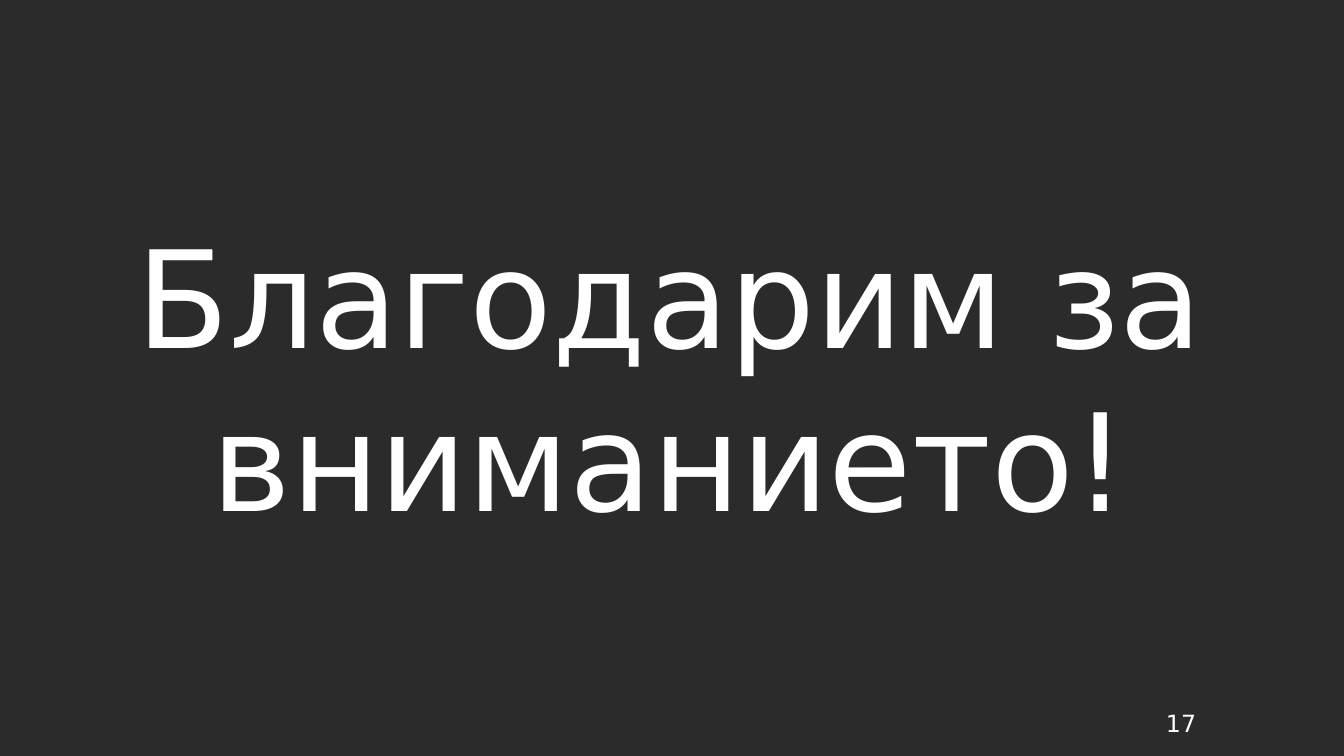
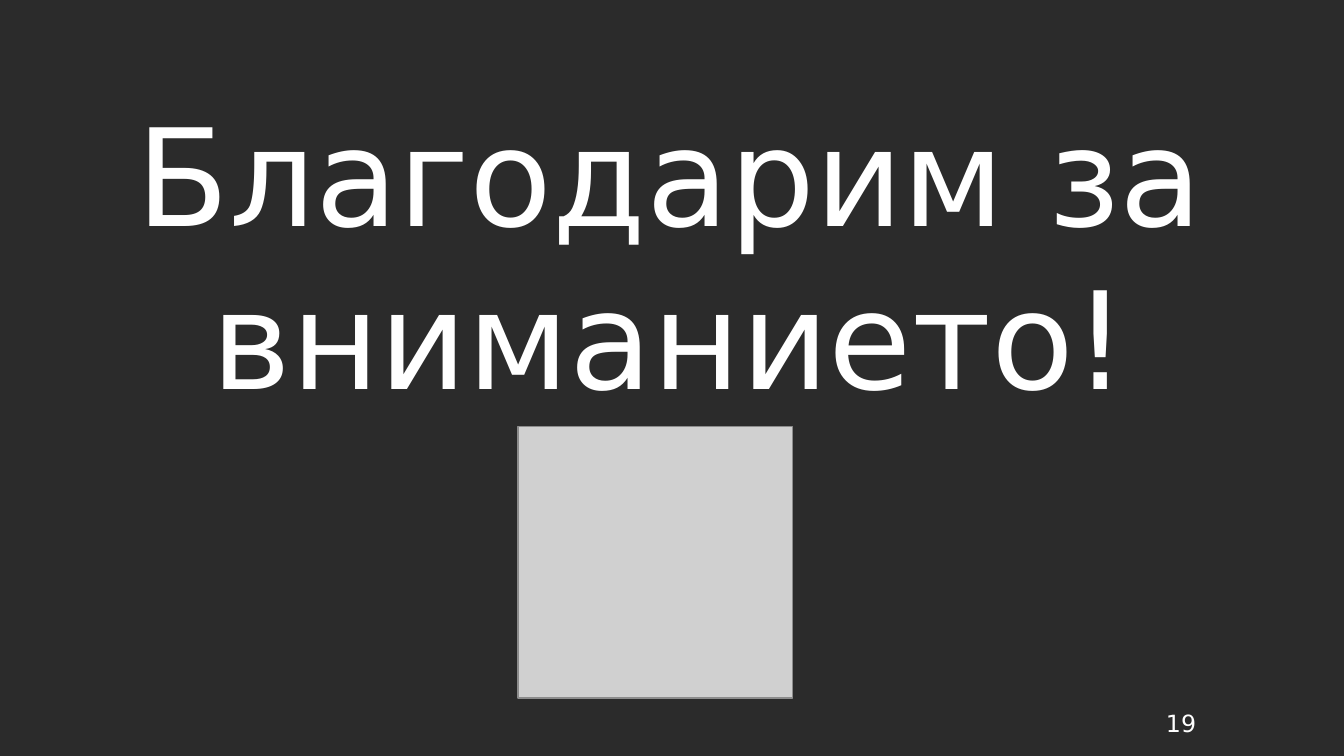
Before and after one commit to delyan-boychev/taxiZilla, a slide deck: slide 19 of documents/taxiZilla-Presentation.odp (slide 17 before the commit). Drawn at 1344x756 pixels with LibreOffice and Linux fonts; fonts in the diff are those of the drawing; grey boxes stand for pictures; background and template pictures are left out; a plain dark background stands for a picture behind light text. Boxes give left, top, right and bottom in pixels: in the first picture for what was removed or moved away, otherwise in the second. Text is boxed around its words. In the diff, an @@ line names an element or a change of style, - is before the commit and + after.

```diff
--- a/documents/taxiZilla-Presentation.odp
+++ b/documents/taxiZilla-Presentation.odp
@@ text "Благодарим за вниманието!": place and size @@
-text "Благодарим за вниманието!" at bbox=[137, 249, 1203, 513]
+text "Благодарим за вниманието!" at bbox=[137, 127, 1203, 391]
@@ picture added at bbox=[518, 427, 793, 699] @@
@@ page number at bbox=[1166, 714, 1196, 733]: text changed @@
-17
+19
```
Also in this commit, not shown: 3 other slides changed, 4 slides added, 2 slides removed, 3 other files.
